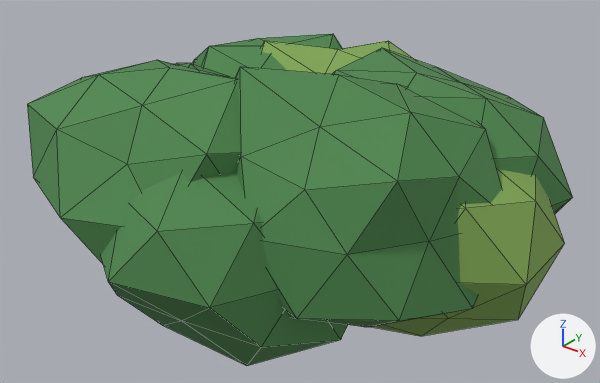
The glTF model examples/open_world_shooter/assets/bush.glb, before and after one commit.
Before and after are seen from a 50 mm lens placed at (2.22, -2.69, 2.42), pointed at (0.04, 0.03, 0.73). Every picture has the same lights, and +X, +Y and +Z are marked at lower right. The picture after the commit comes second. Mesh edges are drawn as thin lines. Vertices at exactly the same position are counted once.

Before the edit, the objects in view are built like this:
```python
me_cone_139 = bpy.data.meshes.new('Cone.139')
me_cone_139.from_pydata(...)  # 558 vertices, 1044 faces; spans x -1.24..1.24, y -1.09..1.09, z 0.0..1.46
# faces by material slot: [324, 240, 480]
me_cone_139.materials.append(mat_bark)  # brown #7e6148
me_cone_139.materials.append(mat_leaf_light)  # green #81a855
me_cone_139.materials.append(mat_leaf)  # green #4d864d
ob_bush = bpy.data.objects.new('bush', me_cone_139)
ob_bush.location = (0.0, 0.0, 0.0)
```
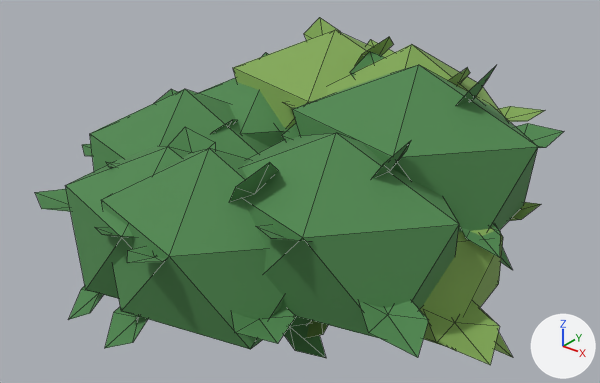
Boxes (x1, y1, x2, y2) around the edits, measured in the pictures (600 x 383 px):
'bush', reshaped: before (27, 34, 573, 366); after (35, 17, 564, 365)
part 1 of me_cone_139, rebuilt: before (332, 48, 573, 214); after (327, 44, 502, 114)
part 2 of me_cone_139, rebuilt (mostly hidden before): before (176, 63, 227, 76); after (90, 89, 270, 171)
part 3 of me_cone_139, rebuilt: before (262, 41, 413, 74); after (199, 77, 285, 147)
part 4 of me_cone_139, rebuilt (19% narrower, 21% shorter): before (235, 67, 502, 327); after (242, 133, 459, 338)
part 5 of me_cone_139, rebuilt: before (370, 169, 564, 336); after (419, 225, 503, 347)
part 6 of me_cone_139, rebuilt: before (101, 172, 348, 366); after (101, 148, 284, 349)
part 7 of me_cone_139, rebuilt: before (27, 60, 241, 264); after (65, 146, 191, 299)
part 8 of me_cone_139, reshaped: before (192, 34, 342, 78); after (35, 17, 564, 365)

The change, as a diff of the scene's bpy script:
```diff
--- a/examples/open_world_shooter/assets/bush.glb.py
+++ b/examples/open_world_shooter/assets/bush.glb.py
@@ me_cone_139 @@
 # used by ob_bush; location = (0.0, 0.0, 0.0)
-me_cone_139.from_pydata(...)  # 558 vertices, 1044 faces; spans x -1.24..1.24, y -1.09..1.09, z 0.0..1.46
+me_cone_139.from_pydata(...)  # 918 vertices, 1044 faces; spans x -1.24..1.24, y -1.09..1.09, z 0.0..1.46
+# me_cone_139 part 1: the loose piece of 42 vertices spanning x -0.12..1.17, y -0.38..0.8, z 0.42..1.36 is rebuilt with 12 vertices and now spans x -0.12..0.87, y -0.03..0.8, z 0.55..1.41, in mat_leaf_light (green #81a855)
+# me_cone_139 part 2: the loose piece of 42 vertices spanning x -1.24..0.17, y -0.67..0.47, z 0.2..1.25 is rebuilt with 12 vertices and now spans x -1.01..0.01, y -0.57..0.3, z 0.32..1.15
+# me_cone_139 part 3: the loose piece of 42 vertices spanning x -0.88..0.45, y -0.02..1.09, z 0.24..1.28 is rebuilt with 12 vertices and now spans x -0.93..0.11, y -0.09..0.77, z 0.34..1.19, in mat_leaf (green #4d864d)
+# me_cone_139 part 4: the loose piece of 42 vertices spanning x -0.24..1.12, y -0.78..0.3, z 0.49..1.46 is rebuilt with 12 vertices and now spans x -0.01..1.04, y -0.74..0.08, z 0.42..1.25
+# me_cone_139 part 5: the loose piece of 42 vertices spanning x -0.13..1.24, y -0.6..0.56, z 0.25..1.24 is rebuilt with 12 vertices and now spans x 0.08..1.08, y -0.42..0.35, z 0.27..1.1
+# me_cone_139 part 6: the loose piece of 42 vertices spanning x -0.66..0.71, y -1.09..0.11, z 0.19..1.28 is rebuilt with 12 vertices and now spans x -0.41..0.61, y -0.97..-0.15, z 0.3..1.16
+# me_cone_139 part 7: the loose piece of 42 vertices spanning x -0.97..0.37, y -1.06..0.07, z 0.44..1.41 is rebuilt with 12 vertices and now spans x -0.73..0.32, y -0.93..-0.12, z 0.22..1.06
+# me_cone_139 part 8: 84 vertices removed from x -1.15..0.99, y -0.12..1.03, z 0.24..1.27; 654 vertices added at x -1.24..1.24, y -1.09..1.09, z 0.13..1.46
+# other edits to the shape of me_cone_139 do not show in these pictures
 me_cone_139.materials.append(mat_bark)
```
